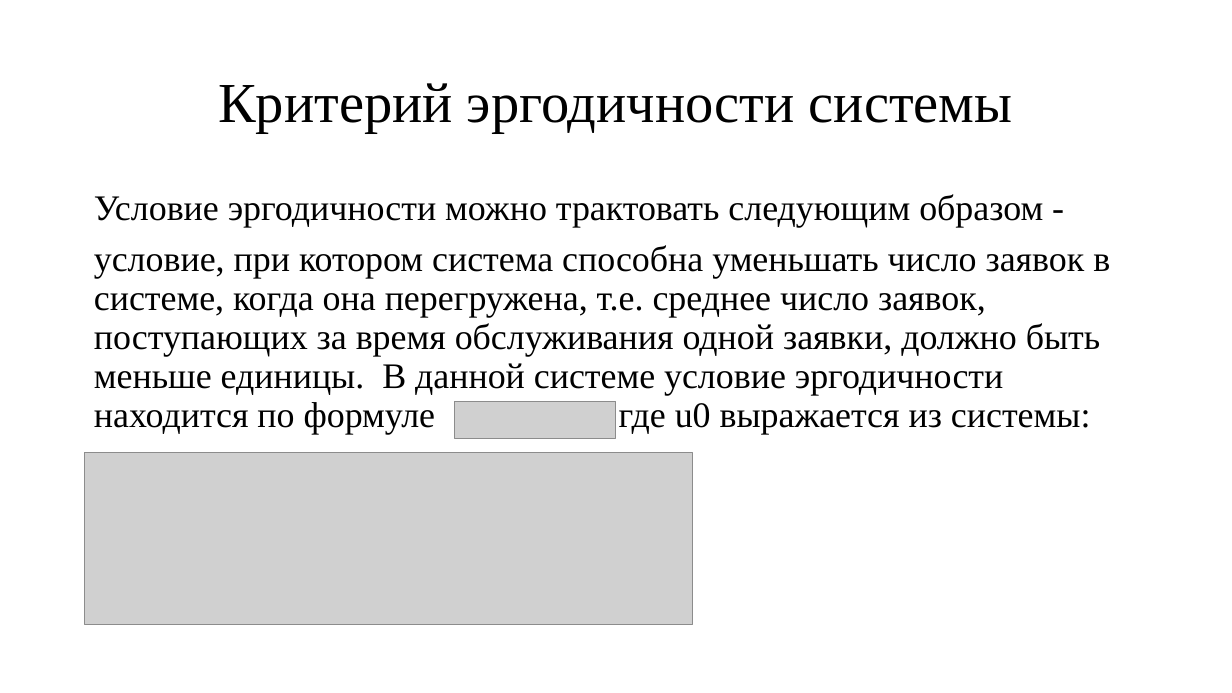
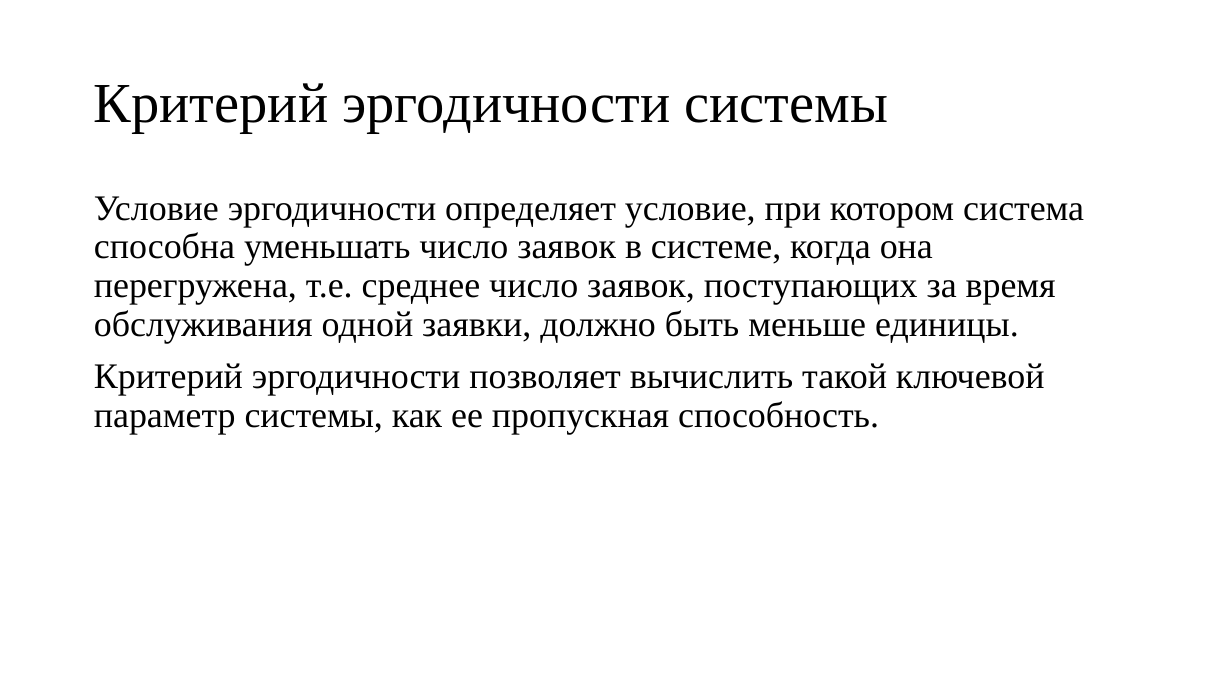
Before and after one commit to san4ezgig/Course-work, a slide deck: slide 10 of Предзащита/Исследование системы MAP.pptx (slide 5 before the commit). Drawn at 1232x693 pixels with LibreOffice and Linux fonts; fonts in the diff are those of the drawing; grey boxes stand for pictures. Boxes give left, top, right and bottom in pixels: in the first picture for what was removed or moved away, otherwise in the second. Text is boxed around its words. In the diff, an @@ line names an element or a change of style, - is before the commit and + after.

```diff
--- a/Предзащита/Исследование системы MAP.pptx
+++ b/Предзащита/Исследование системы MAP.pptx
@@ title "Критерий эргодичности системы" at <box>94,83,888,133</box>: alignment centre to left @@
@@ text at <box>94,196,1084,434</box>: text changed @@
-Условие эргодичности можно трактовать следующим образом -
-условие, при котором система способна уменьшать число заявок в системе, когда она перегружена, т.е. среднее число заявок, поступающих за время обслуживания одной заявки, должно быть меньше единицы. В данной системе условие эргодичности находится по формуле где u0 выражается из системы:
+Условие эргодичности определяет условие, при котором система способна уменьшать число заявок в системе, когда она перегружена, т.е. среднее число заявок, поступающих за время обслуживания одной заявки, должно быть меньше единицы.
+Критерий эргодичности позволяет вычислить такой ключевой параметр системы, как ее пропускная способность.
@@ picture removed at <box>455,401,616,438</box> @@
@@ picture removed at <box>85,453,693,624</box> @@
```
Also in this commit, not shown: 4 other slides changed, 10 slides added, 2 slides removed, 13 other files.
